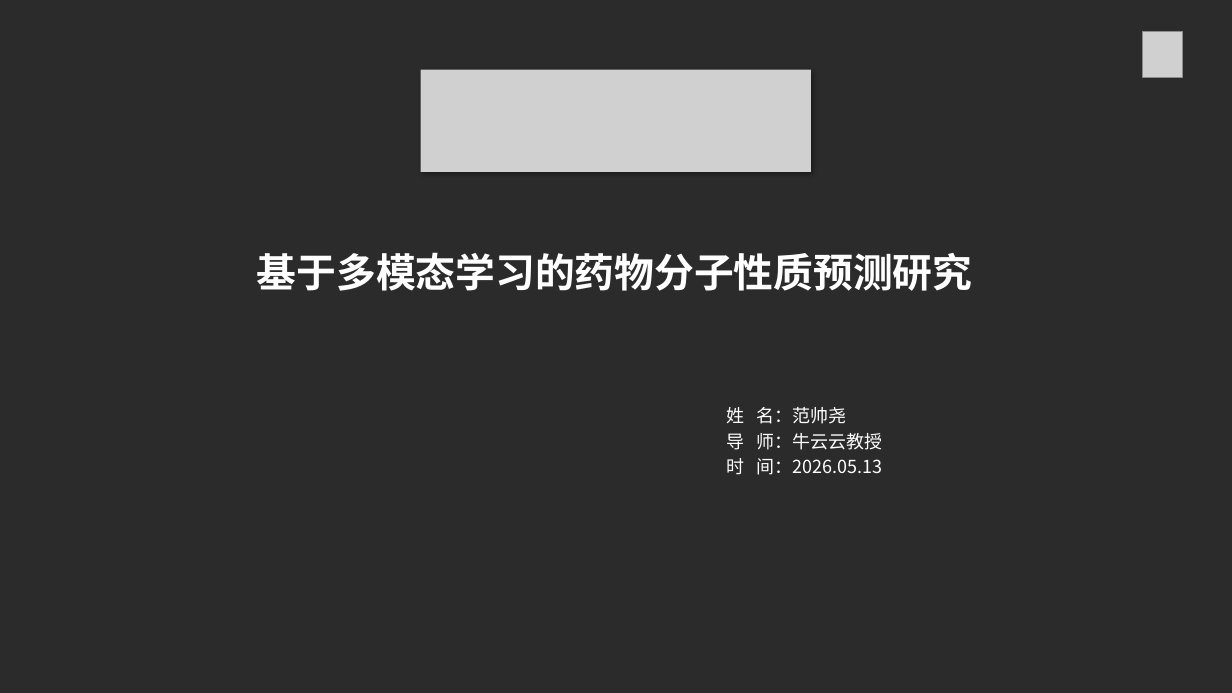
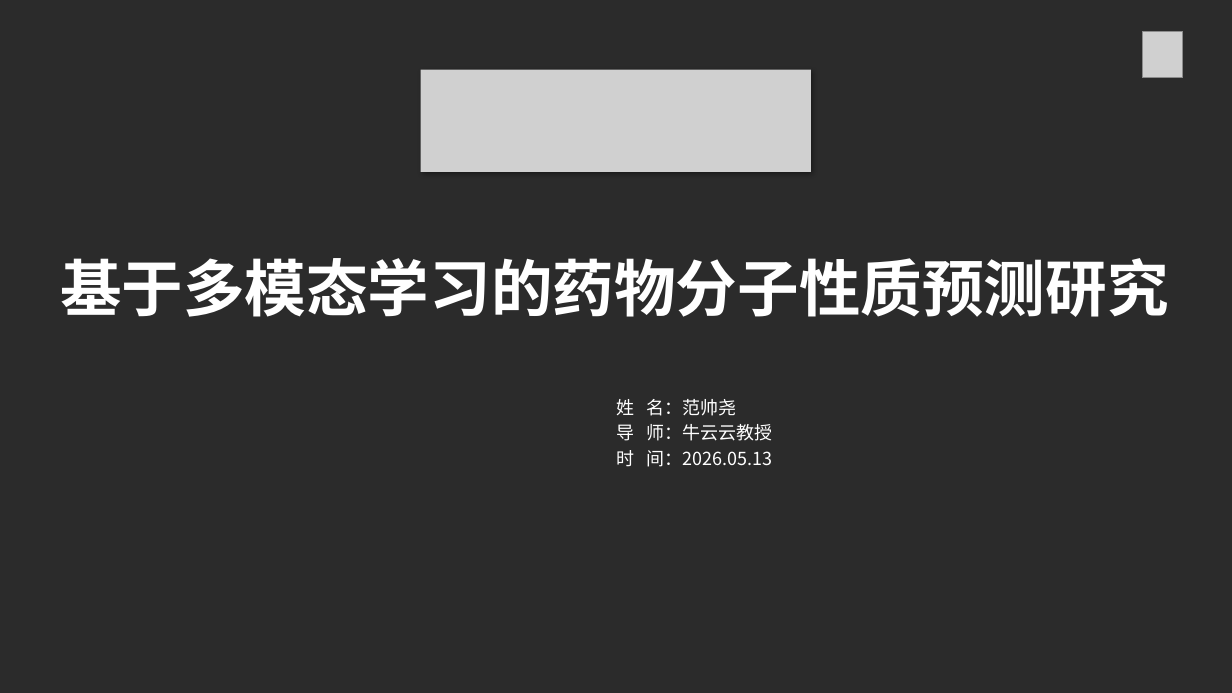
Before and after one commit to fanshuaiyao/BYFinall, a slide deck: slide 1 of 答辩/ppt/基于多模态学习的药物分子性质预测研究_答辩PPT.pptx. Drawn at 1232x693 pixels with LibreOffice and Linux fonts; fonts in the diff are those of the drawing; grey boxes stand for pictures; background and template pictures are left out; a plain dark background stands for a picture behind light text. Boxes give left, top, right and bottom in pixels: in the first picture for what was removed or moved away, otherwise in the second. Text is boxed around its words. In the diff, an @@ line names an element or a change of style, - is before the commit and + after.

```diff
--- a/答辩/ppt/基于多模态学习的药物分子性质预测研究_答辩PPT.pptx
+++ b/答辩/ppt/基于多模态学习的药物分子性质预测研究_答辩PPT.pptx
@@ text "基于多模态学习的药物分子性质预测研究" at (60, 258, 1169, 317): size 31 to 48 pt @@
@@ text "姓 名：范帅尧": place and size @@
-text "姓 名：范帅尧" at (726, 407, 882, 475)
+text "姓 名：范帅尧" at (617, 399, 773, 467)
```
Also in this commit, not shown: 8 other slides changed, 7 slides added, 2 slides removed, 23 other files.
